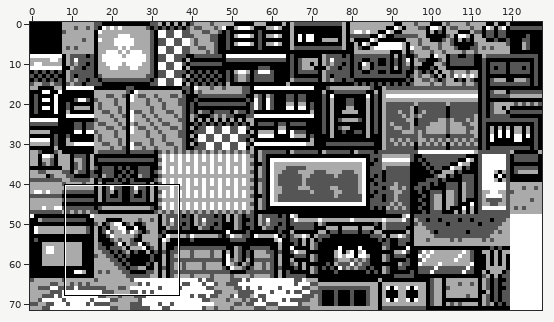
Sprite sheet: gfx/tilesets/traditional_house.png. Above, an overview of the earlier version with the close-up marked.
Close-up. The starting point:
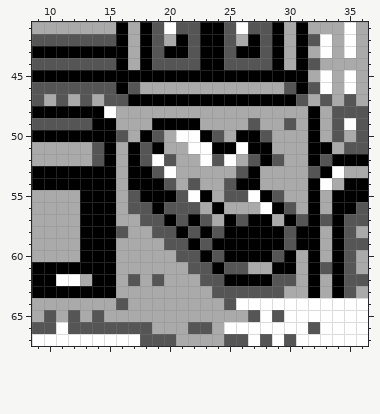
The file is 128x72 pixels. Shown: x 9..36, y 41..67.
New version:
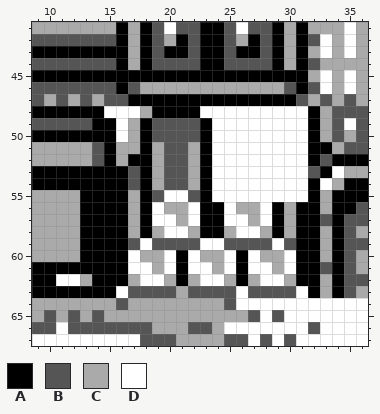
Palette (. is transparent): A #000000  B #555555  C #aaaaaa  D #ffffff
Log entry: Updated Charcoal Kiln wood stack tiles
Edits made:
The edit turns colour B into colour A in rows 51 to 52 at x 18; in row 56 at x 18; in row 57 at x 18, 23 and 31; in row 58 at x 16 and 24; in row 60 at x 21; in row 61 at x 26.
The edit turns colour C into colour A in row 48 at x 19 to 22; in row 49 at x 18 and 23; in rows 53 to 54 at x 16 and 23; in row 55 at x 16; in row 56 at x 16, 23 and 31; in row 57 at x 16, 24 and 29.
The edit turns colour C into colour A in row 58 at x 18; in row 59 at x 16; in row 60 at x 16 and 31; in rows 61 to 62 at x 16, 21 and 31.
The edit turns colour D into colour A in rows 51 to 52 at x 23.
The edit turns colour A into colour B in row 49 at x 19 to 22; in rows 53 to 54 at x 17; in row 55 at x 19; in row 59 at x 22 and 25 to 28.
The edit turns colour C into colour B in row 50 at x 20; in row 51 at x 20 to 21; in rows 52 to 54 at x 21; in row 59 at x 17 and 19; in row 63 at x 17 to 20, 22 to 23 and 30.
The edit turns colour D into colour B in row 50 at x 21 to 22; in row 53 at x 20; in row 55 at x 22.
The edit turns colour A into colour C in row 51 at x 17 and 19; in row 54 at x 19; in row 57 at x 27 and 30; in row 58 at x 25 and 28; in row 60 at x 23 and 28; in row 61 at x 24 and 29.
The edit turns colour A into colour C in row 62 at x 25 and 27.
The edit turns colour B into colour C in row 53 at x 19; in row 54 at x 22; in row 55 at x 17; in row 56 at x 17, 20 to 21 and 30; in row 57 at x 21; in row 58 at x 19, 22 and 30.
The edit turns colour B into colour C in row 60 at x 24 and 29; in row 62 at x 17 and 30.
The edit turns colour D into colour C in row 51 at x 22; in row 52 at x 19.
The edit turns colour A into colour D in row 50 at x 26 to 27; in row 51 at x 24 to 25 and 27 to 28; in row 52 at x 28; in row 53 at x 27; in row 54 at x 26 to 27; in row 55 at x 20 and 28.
The edit turns colour A into colour D in row 56 at x 19; in row 57 at x 20, 22, 25 and 28; in row 58 at x 21 and 26 to 27; in row 59 at x 24 and 29; in row 60 at x 25, 27 and 30; in row 61 at x 30.
The edit turns colour A into colour D in row 62 at x 28.
The edit turns colour B into colour D in row 49 at x 27 and 30; in row 50 at x 16, 24 and 28; in row 52 at x 24, 27 and 29; in row 53 at x 26; in row 54 at x 25; in row 55 at x 21, 25 to 26 and 29.
The edit turns colour B into colour D in row 56 at x 22; in row 57 at x 19 and 26; in row 58 at x 20; in row 59 at x 23; in row 60 at x 22; in row 61 at x 22 to 23 and 25.
The edit turns colour B into colour D in row 62 at x 19, 23 to 24 and 29; in row 63 at x 26.
The edit turns colour C into colour D in row 48 at x 16 to 17 and 23 to 31; in row 49 at x 16, 24 to 26, 28 to 29 and 31; in row 50 at x 25 and 29 to 31; in row 51 at x 29 to 31; in row 52 at x 26 and 30 to 31; in row 53 at x 24 to 25 and 28 to 31.
The edit turns colour C into colour D in row 54 at x 24 and 28 to 31; in row 55 at x 24 and 30 to 31; in row 56 at x 25; in row 59 at x 18; in row 60 at x 17 and 20; in row 61 at x 17 to 18, 20 and 27 to 28.
The edit turns colour C into colour D in row 62 at x 18; in row 63 at x 16 and 31.
Boxes around the changes in both close-ups, in picture pixels (x1, y1, x2, y2):
changed: (116, 106, 308, 298)
